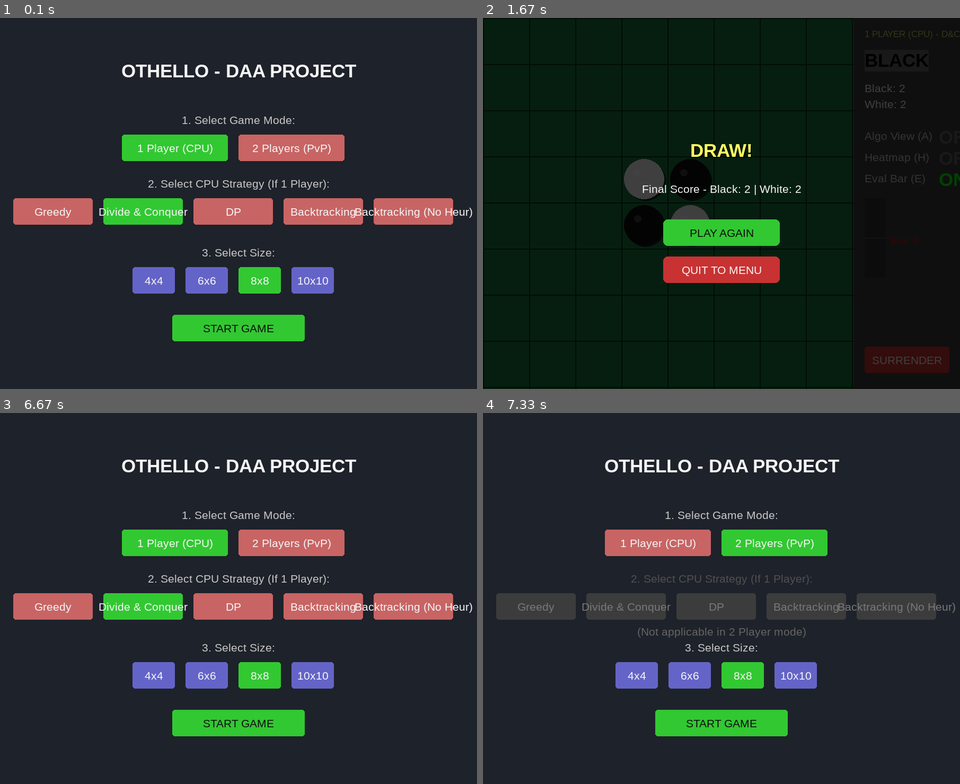
Above: before the commit, frames 1-4 (two rows, left to right).
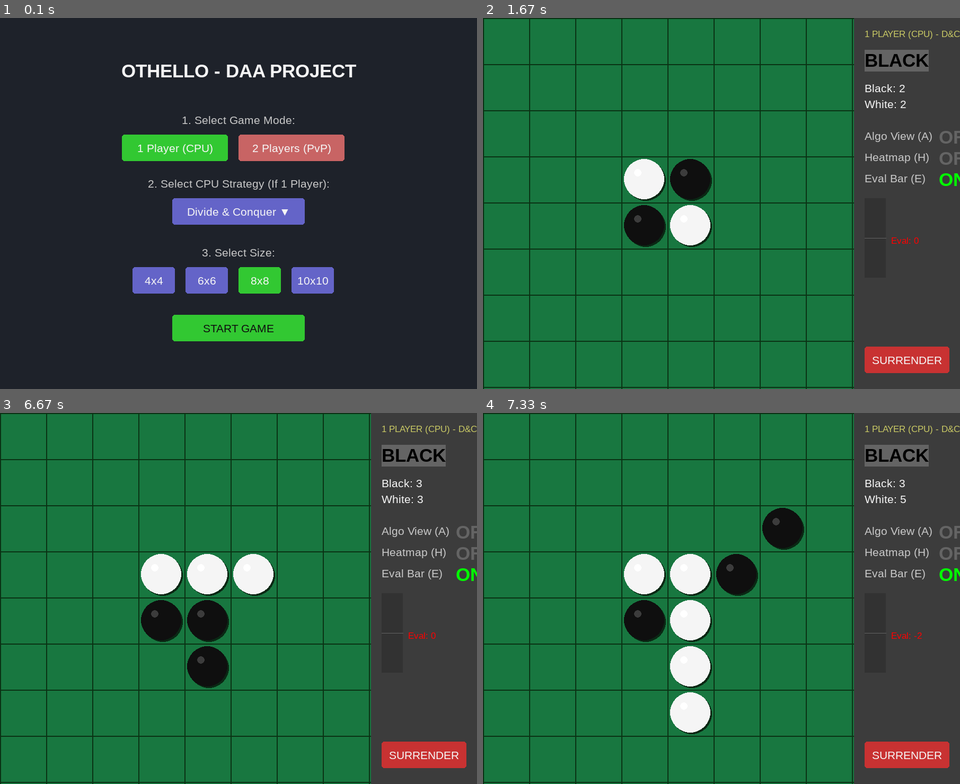
Above: after the commit, the same moments.

Repository: nimaldanyathk/Othello_DAA_Project
Game: pygame game, started from main_pygame.py
Same seed, same stepped clock (60 frames per second), same inputs: the game is played once before the commit and once after it.
Inputs (mouse positions are in pixels of both pictures, inside the frame that each line leads up to):
- Up to frame 1 (0.1 s): no input
- Up to frame 2 (1.67 s): click "START GAME" at 0.38 s
- Up to frame 3 (6.67 s): click (195, 676) at 6.38 s
- Up to frame 4 (7.33 s): click (535, 605) at 6.72 s, where only the run before the commit has a clickable "Greedy"; click (773, 542) at 7.05 s, where only the run before the commit has a clickable "2 Players (PvP)"

The runs differ from the first frame. In frame 1, 6.3% of the frame differs, in the area x 2-99%, y 48-56%; in frame 2, 98%, in the area x 0-100%, y 0-100%; in frame 3, 96%; in frame 4, 95%.

Commit message:
UI refactor: added dropdown selection and polished game setup logic

Diff:
--- a/model/game_state.py
+++ b/model/game_state.py
@@ -30,12 +30,6 @@
             else:
                 return [] # Terminal state
 
-    def has_any_valid_moves(self):
-        # Quick check without generating all moves
-        return len(self.board.get_valid_moves(self.player)) > 0
-
-
-        successors = []
         successors = []
         for r, c in moves:
             # apply_move now returns (board, flipped_list)
@@ -43,6 +37,10 @@
             successors.append(GameState(new_board, -self.player))
 
         return successors
+
+    def has_any_valid_moves(self):
+        # Quick check without generating all moves
+        return len(self.board.get_valid_moves(self.player)) > 0
 
     def is_terminal(self):
         """
--- a/ui/pygame_gui.py
+++ b/ui/pygame_gui.py
@@ -127,7 +127,10 @@
         self.heatmap_mode = False
         self.ai_generator = None
         self.current_vis_data = None
-        self.last_eval_score = 0
+        self.is_comparing = False
+        self.defer_benchmark = False
+        self.dropdown_open = False
+        self.dropdown_rect = pygame.Rect(0, 0, 0, 0)
         self.show_eval_bar = True
 
         self.running = True
@@ -222,33 +225,23 @@
         lbl_strat = self.font.render("2. Select CPU Strategy (If 1 Player):", True, lbl_color)
         self.screen.blit(lbl_strat, (center_x - lbl_strat.get_width()//2, 300))
 
-        strats = [("Greedy", STRAT_GREEDY), ("Divide & Conquer", STRAT_DNC), ("DP", STRAT_DP), ("Backtracking", STRAT_BT), ("Backtracking (No Heur)", STRAT_BT_NO_HEURISTIC)]
-        self.menu_buttons_strat = []
-
-        strat_btn_width = 150
-        start_x_strat = center_x - (len(strats) * (strat_btn_width + 20)) // 2
-
-        for i, (label, strat_val) in enumerate(strats):
-            x = start_x_strat + i * (strat_btn_width + 20)
-            y = 340
-            rect = pygame.Rect(x, y, strat_btn_width, 50)
-
-            if not is_1player:
-                # Greyed out - not applicable in PvP mode
-                color = (60, 60, 60)
-            elif self.cpu_strategy == strat_val:
-                color = self.COLOR_BTN_SELECTED
-            else:
-                color = (200, 100, 100)
-
-            pygame.draw.rect(self.screen, color, rect, border_radius=5)
-
-            txt_color = (120, 120, 120) if not is_1player else self.COLOR_WHITE
-            txt = self.font.render(label, True, txt_color)
-            self.screen.blit(txt, (x + strat_btn_width//2 - txt.get_width()//2, y + 25 - txt.get_height()//2))
-
-            self.menu_buttons_strat.append((rect, strat_val))
-
+        self.strats = [("Greedy", STRAT_GREEDY), ("Divide & Conquer", STRAT_DNC), ("DP", STRAT_DP), ("Backtracking", STRAT_BT), ("Backtracking (No Heur)", STRAT_BT_NO_HEURISTIC)]
+
+        # Dropdown closed state rendering
+        dd_width = 250
+        dd_x = center_x - dd_width // 2
+        dd_y = 340
+        self.btn_dropdown = pygame.Rect(dd_x, dd_y, dd_width, 50)
+
+        color = self.COLOR_BTN_NORMAL if is_1player else (60, 60, 60)
+        pygame.draw.rect(self.screen, color, self.btn_dropdown, border_radius=5)
+
+        current_name = next((name for name, val in self.strats if val == self.cpu_strategy), "Unknown")
+        txt_color = self.COLOR_WHITE if is_1player else (120, 120, 120)
+        txt = self.font.render(current_name + " \u25BC", True, txt_color)
+        self.screen.blit(txt, (dd_x + dd_width//2 - txt.get_width()//2, dd_y + 25 - txt.get_height()//2))
+
+        # Removed dropdown open render from here to draw at the end
         # "N/A" overlay text when in PvP mode
         if not is_1player:
             na = self.font.render("(Not applicable in 2 Player mode)", True, (100, 100, 100))
@@ -280,20 +273,62 @@
         txt = self.font.render("START GAME", True, self.COLOR_BLACK)
         self.screen.blit(txt, (self.btn_start.centerx - txt.get_width()//2, self.btn_start.centery - txt.get_height()//2))
 
+        # Render open dropdown on top of everything else
+        self.menu_buttons_strat = []
+        if self.dropdown_open and is_1player:
+            # Recreate variables since we moved this to end
+            dd_width = 250
+            dd_x = center_x - dd_width // 2
+            dd_y = 340
+
+            self.dropdown_rect = pygame.Rect(dd_x, dd_y + 50, dd_width, len(self.strats) * 40)
+
+            # Solid background with a slight shadow effect
+            shadow_rect = pygame.Rect(dd_x + 5, dd_y + 55, dd_width, len(self.strats) * 40)
+            pygame.draw.rect(self.screen, (20, 20, 30), shadow_rect, border_radius=5)
+
+            pygame.draw.rect(self.screen, (40, 40, 60), self.dropdown_rect, border_radius=5)
+            pygame.draw.rect(self.screen, self.COLOR_WHITE, self.dropdown_rect, width=2, border_radius=5)
+
+            for i, (label, strat_val) in enumerate(self.strats):
+                rect = pygame.Rect(dd_x, dd_y + 50 + i * 40, dd_width, 40)
+
+                # Hover effect for dropdown items
+                mx, my = pygame.mouse.get_pos()
+                item_color = (70, 70, 100) if rect.collidepoint((mx, my)) else (40, 40, 60)
+                item_color = self.COLOR_BTN_SELECTED if self.cpu_strategy == strat_val else item_color
+                pygame.draw.rect(self.screen, item_color, rect)
+
+                txt = self.small_font.render(label, True, self.COLOR_WHITE)
+                self.screen.blit(txt, (dd_x + 10, dd_y + 50 + i * 40 + 20 - txt.get_height()//2))
+                self.menu_buttons_strat.append((rect, strat_val))
+
+
 
     def handle_menu_click(self, pos):
+        # Handle dropdown open state first
+        if self.dropdown_open:
+            if self.selected_mode_option == MODE_PvCPU:
+                for rect, strat_val in self.menu_buttons_strat:
+                    if rect.collidepoint(pos):
+                        self.cpu_strategy = strat_val
+                        self.dropdown_open = False
+                        self.play_sound('flip')
+                        return
+            self.dropdown_open = False
+            return
+
         for rect, mode_val in self.menu_buttons_mode:
             if rect.collidepoint(pos):
                 self.selected_mode_option = mode_val
                 self.play_sound('flip')
                 return
 
-        if self.selected_mode_option == MODE_PvCPU:
-            for rect, strat_val in self.menu_buttons_strat:
-                if rect.collidepoint(pos):
-                    self.cpu_strategy = strat_val
-                    self.play_sound('flip')
-                    return
+        if self.selected_mode_option == MODE_PvCPU and hasattr(self, 'btn_dropdown'):
+            if self.btn_dropdown.collidepoint(pos):
+                self.dropdown_open = not self.dropdown_open
+                self.play_sound('flip')
+                return
 
         for rect, size in self.menu_buttons_size:
             if rect.collidepoint(pos):
